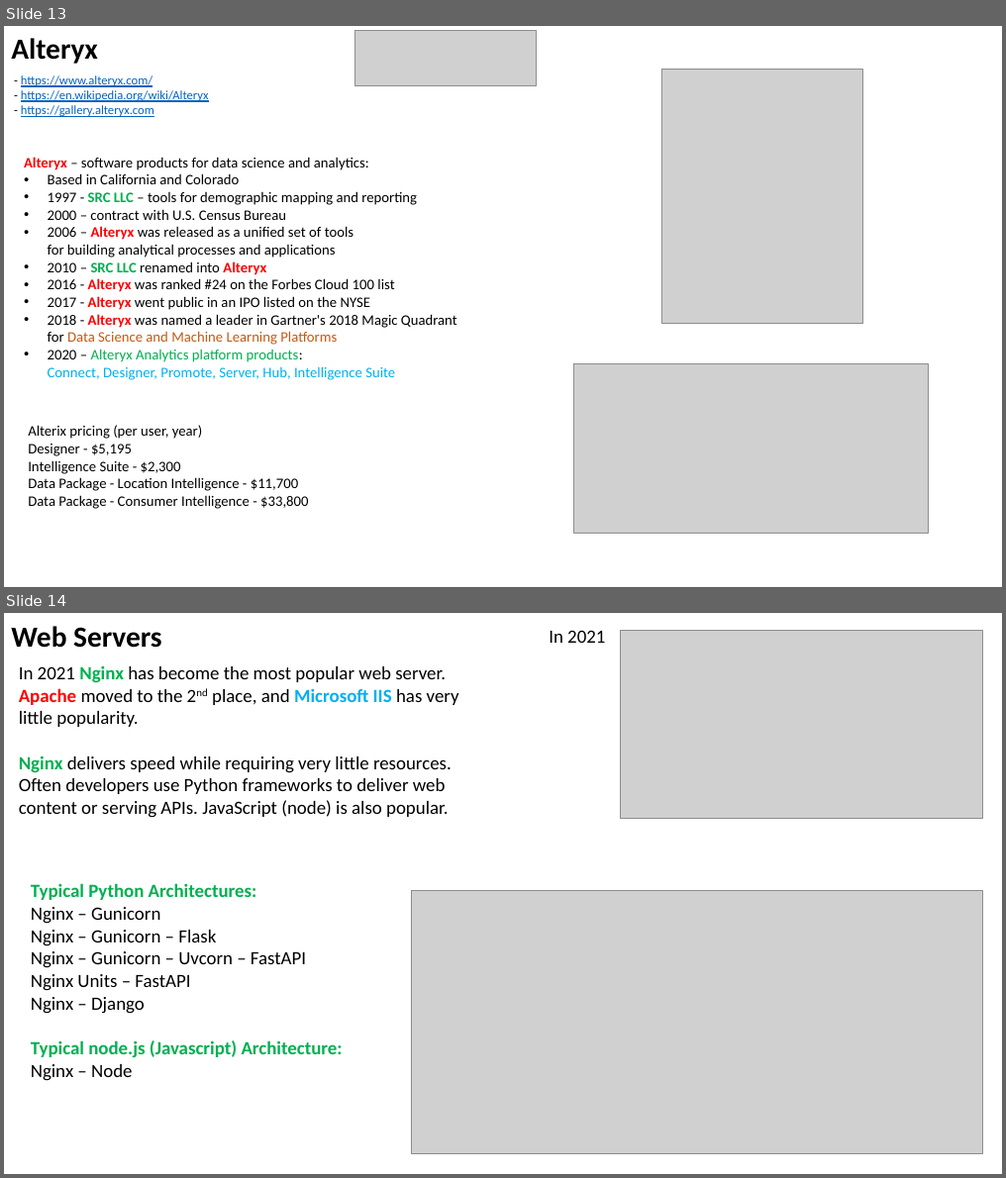
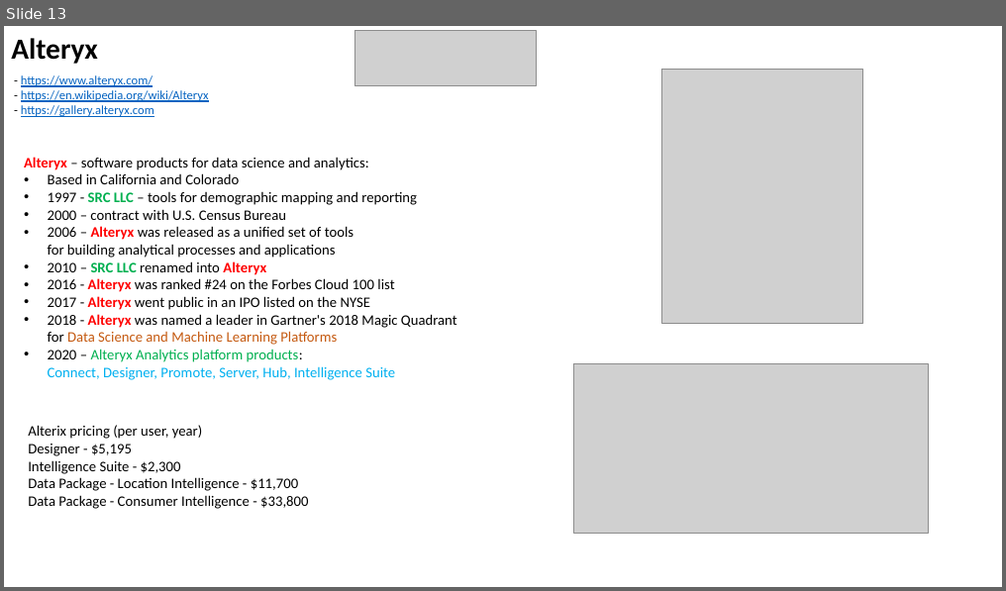
Before and after one commit to lselector/data_architect, a slide deck: DA_13_miscellaneous.pptx. Shown one above the other, each under a label of ours: slides 13 and 14 before the commit, slide 13 after it. The pictures are 1006x1178 and 1006x591 pixels, drawn with LibreOffice and Linux fonts; fonts in the diff are those of the drawing; grey boxes stand for pictures. Boxes give left, top, right and bottom in pixels: in the first picture for what was removed or moved away, otherwise in the second. Text is boxed around its words. In the diff, an @@ line names an element or a change of style, - is before the commit and + after.

```diff
--- a/DA_13_miscellaneous.pptx
+++ b/DA_13_miscellaneous.pptx
@@ slide 14 removed at box(4, 613, 1002, 1174), background #FFFFFF @@
@@ text removed at box(11, 626, 162, 648) @@
-Web Servers
@@ text removed at box(548, 630, 605, 643) @@
-In 2021
@@ picture removed at box(621, 630, 983, 819) @@
@@ text removed at box(19, 665, 459, 818) @@
-In 2021 Nginx has become the most popular web server.
-Apache moved to the 2nd place, and Microsoft IIS has very little popularity.
-Nginx delivers speed while requiring very little resources.
-Often developers use Python frameworks to deliver web content or serving APIs. JavaScript (node) is also popular.
@@ text removed at box(31, 883, 343, 1081) @@
-Typical Python Architectures:
-Nginx – Gunicorn
-Nginx – Gunicorn – Flask
-Nginx – Gunicorn – Uvcorn – FastAPI
-Nginx Units – FastAPI
-Nginx – Django
-Typical node.js (Javascript) Architecture:
-Nginx – Node
@@ picture removed at box(411, 891, 982, 1155) @@
```
Also in this commit, not shown: 2 other slides removed, 1 other file.
